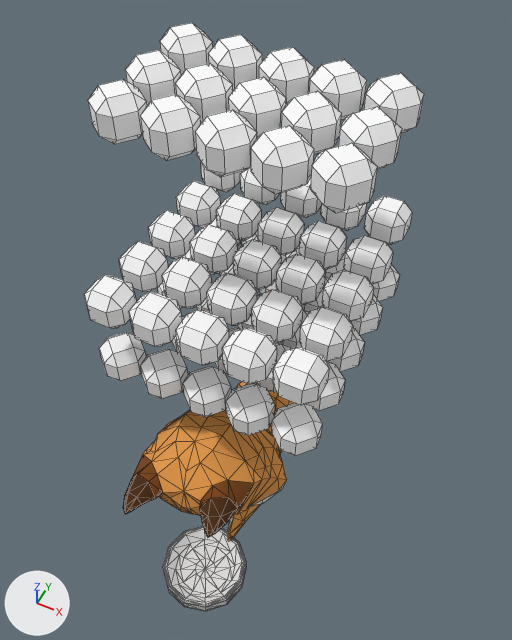
The OBJ model ChiBaApp/app/src/main/assets/models/emptyBowl/emptyBowl_frame16.obj as it was, and as the next commit left it.
Camera for both pictures: a 50 mm lens placed at (5.42, -10.91, 21.53), pointed at (-0.01, -0.04, 7.94). Every picture has the same lights, and +X, +Y and +Z are marked at lower left. Mesh edges are drawn as thin lines. Where no turn or scale is listed for an object, it has been applied to the vertices. Vertices at the same position are counted once.

The older version as bpy lines, for what is in view:
```python
me_emptybowl_frame16 = bpy.data.meshes.new('emptyBowl_frame16')
me_emptybowl_frame16.from_pydata(...)  # 2304 vertices, 3158 faces; spans x -2.89..2.84, y -5.34..3.51, z 0.0..14.49
# faces by material slot: [1690, 1216, 252]
me_emptybowl_frame16.materials.append(mat_fressnapffull_phong2sg)  # white #ffffff
me_emptybowl_frame16.materials.append(mat_newrigging1_lambert2sg)  # picture img_chibaalltextures_jpg
me_emptybowl_frame16.materials.append(mat_fressnapfleer_phong1sg)  # picture img_chibaalltextures_jpg
ob_emptybowl_frame16 = bpy.data.objects.new('emptyBowl_frame16', me_emptybowl_frame16)
ob_emptybowl_frame16.location = (0.0, 0.0, 0.0)
```
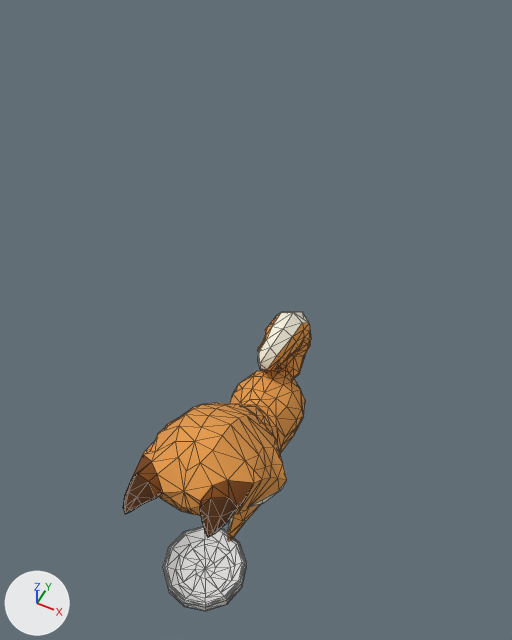
Edits to the scene script, one JSON object a line:
```json
{"block": "me_emptybowl_frame16", "where": "# used by ob_emptybowl_frame16; location = (0.0, 0.0, 0.0)"}
{"op": "remove", "block": "me_emptybowl_frame16", "code": "me_emptybowl_frame16.from_pydata(...)  # 2304 vertices, 3158 faces; spans x -2.89..2.84, y -5.34..3.51, z 0.0..14.49"}
{"op": "remove", "block": "me_emptybowl_frame16", "code": "me_emptybowl_frame16.materials.append(mat_fressnapffull_phong2sg)  # white #ffffff"}
{"op": "add", "block": "me_emptybowl_frame16", "code": "me_emptybowl_frame16.from_pydata(...)  # 744 vertices, 1468 faces; spans x -1.87..1.99, y -5.34..3.51, z 0.0..6.66"}
{"block": "me_emptybowl_frame16", "change": "me_emptybowl_frame16 part 1: 65 loose pieces with 1560 vertices, spanning x -2.89..2.84, y -3.15..3.16, z 7.52..14.49, are deleted"}
```

Pixel boxes (x1, y1, x2, y2) of what changed, in the pictures (512 x 640 px):
```json
{"object": "emptyBowl_frame16", "change": "reshaped", "before": [84, 23, 424, 611], "after": [123, 312, 311, 611], "on screen": "45% narrower, 49% shorter"}
{"part": 1, "of": "me_emptybowl_frame16", "change": "deleted", "before": [84, 23, 424, 456]}
```
